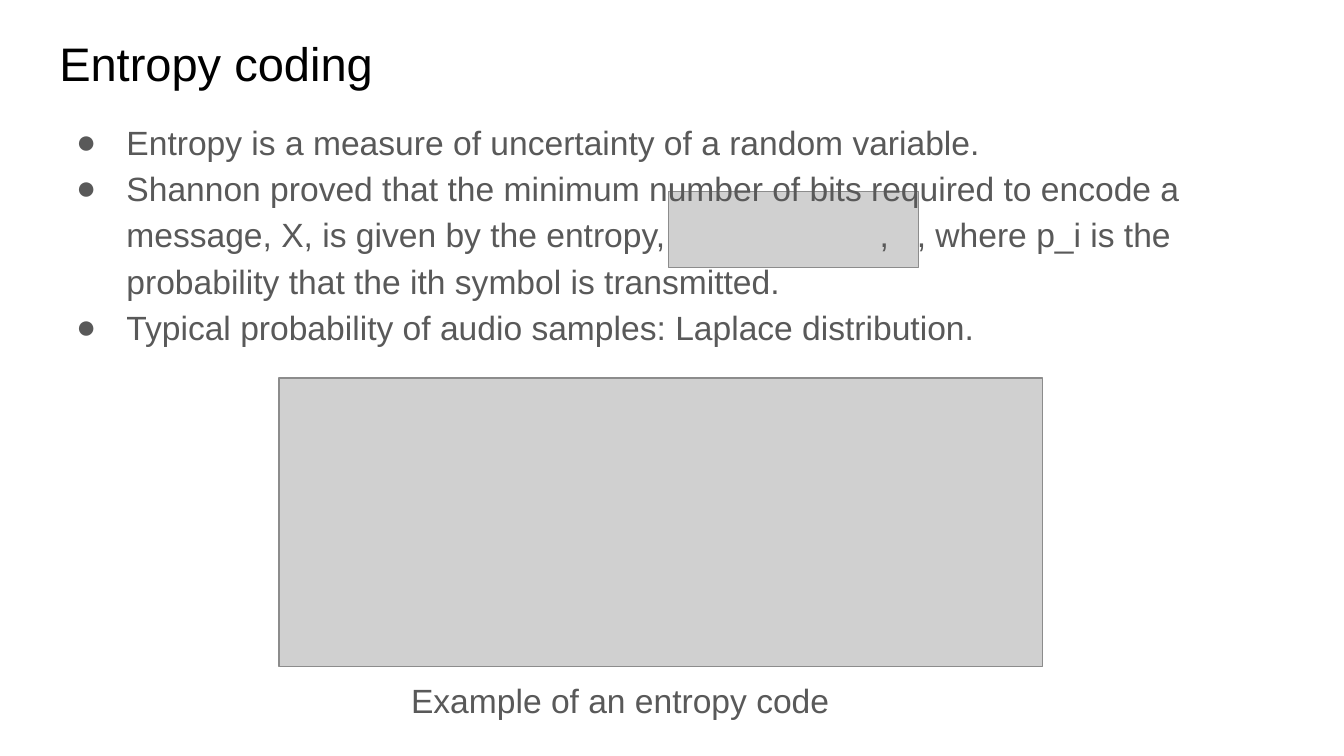
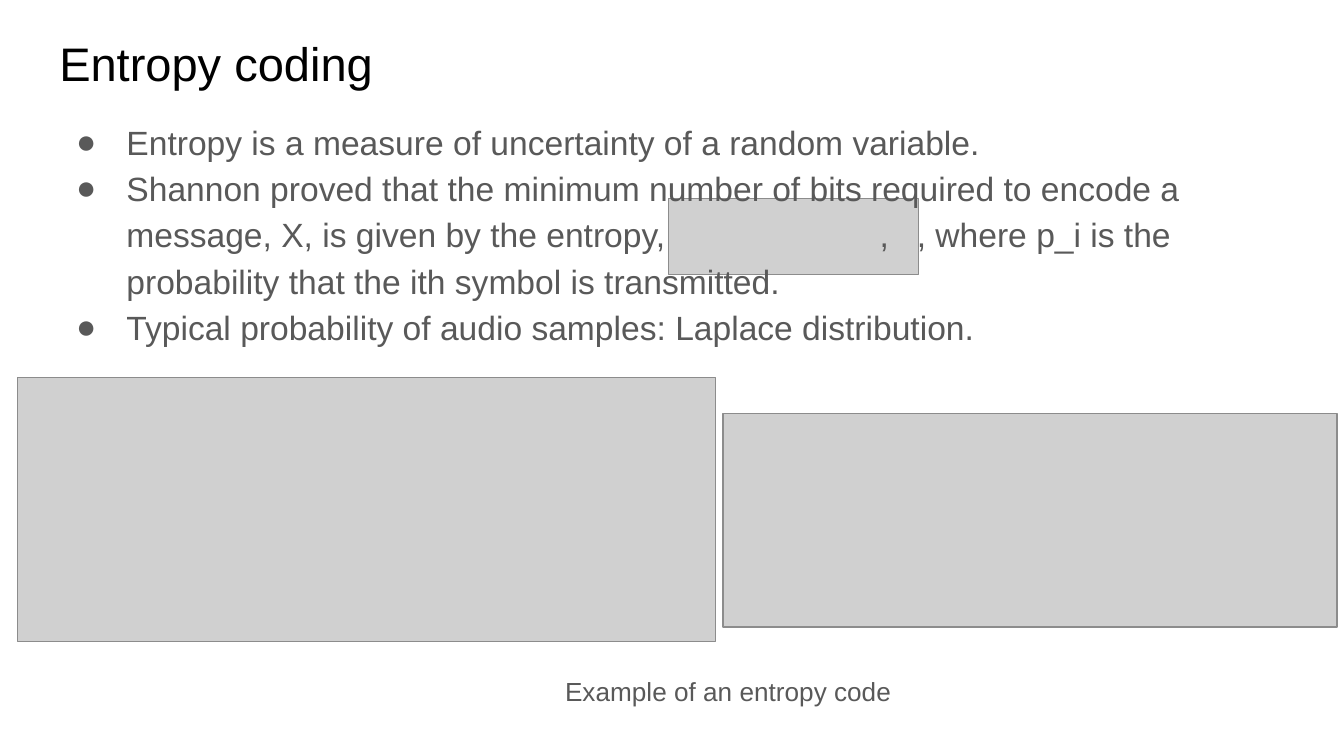
Before and after one commit to xserra/audio-coding-materials, a slide deck: slide 20 of lectures/2. Quantization and _entropy coding.pptx (slide 17 before the commit). Drawn at 1344x756 pixels with LibreOffice and Linux fonts; fonts in the diff are those of the drawing; grey boxes stand for pictures. Boxes give left, top, right and bottom in pixels: in the first picture for what was removed or moved away, otherwise in the second. Text is boxed around its words. In the diff, an @@ line names an element or a change of style, - is before the commit and + after.

```diff
--- a/lectures/2. Quantization and _entropy coding.pptx
+++ b/lectures/2. Quantization and _entropy coding.pptx
@@ picture: place and size @@
-picture at [668,191,918,267]
+picture at [668,199,918,276]
@@ picture: place and size @@
-picture at [280,378,1043,667]
+picture at [17,378,716,642]
@@ picture added at [723,414,1337,628] @@
@@ text "Example of an entropy code": place and size @@
-text "Example of an entropy code" at [411,688,829,719]
+text "Example of an entropy code" at [565,682,891,707]
@@ text "Example of an entropy code" at [565,682,891,707]: size 18 to 14 pt; alignment left to centre @@
```
Also in this commit, not shown: 11 other slides changed, 4 slides added, 1 slide removed.
